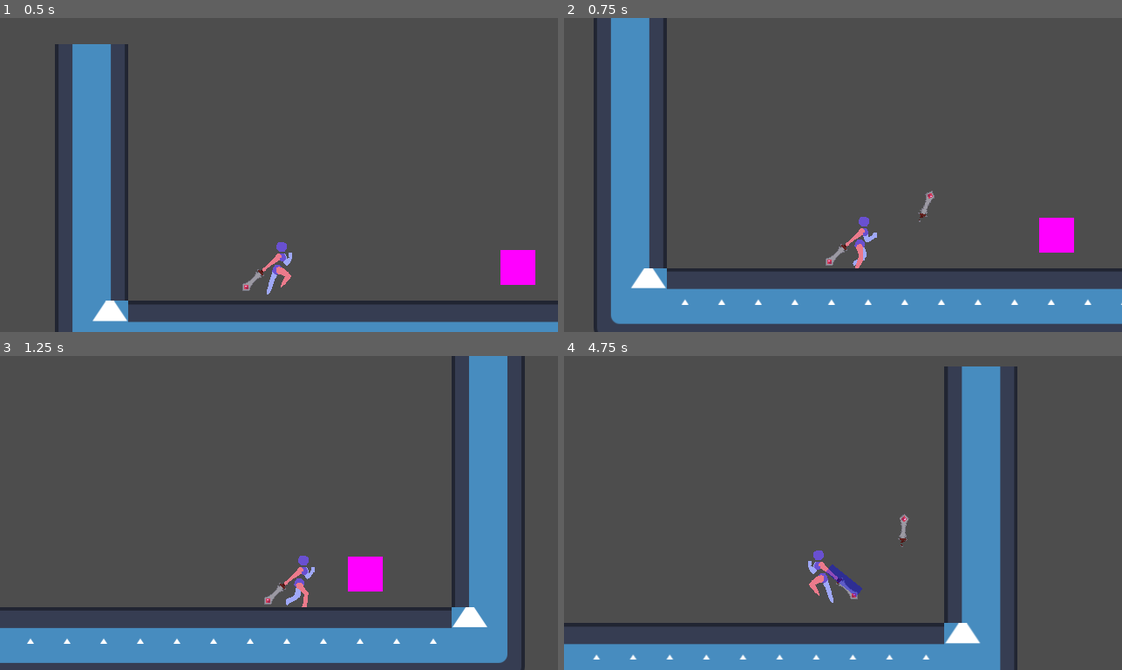
Above: before the commit, frames 1-4 (two rows, left to right).
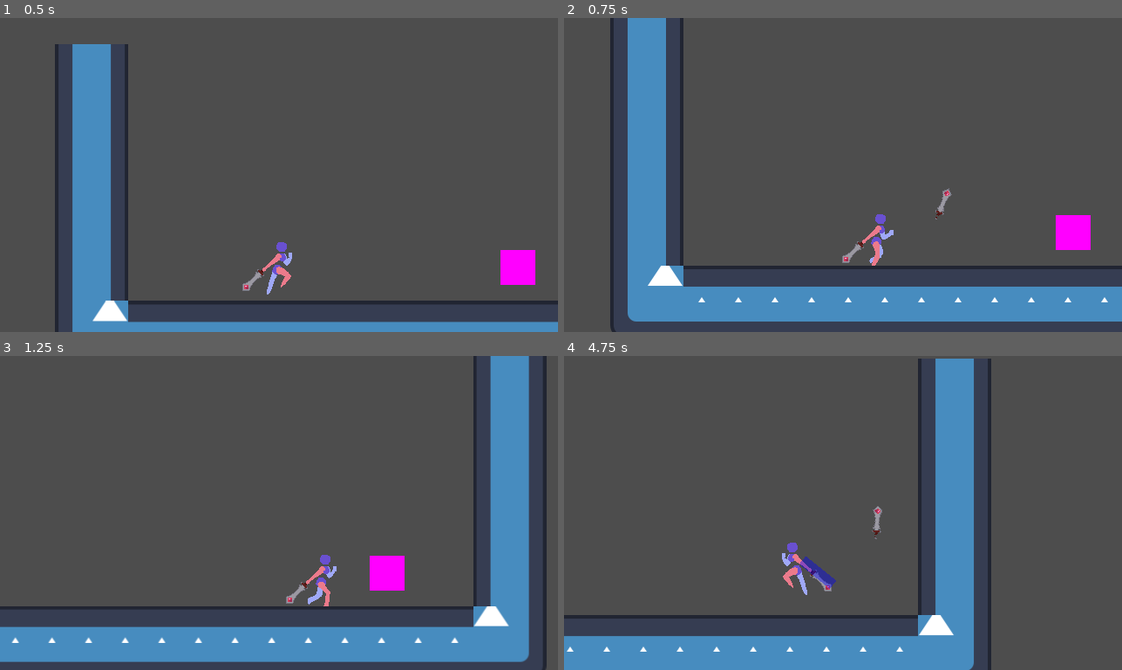
Above: after the commit, the same moments.

Repository: BoneBot/Project-WenCo
Game: Godot game, scene res://game/demo.tscn
Two runs of this game, one before a commit and one after it. Both use one fixed random seed, a clock stepped at 60 frames per second and the inputs below. The project has no main scene, so this scene is started directly. The engine's default icon, where the game draws it, is replaced by a stand-in: a white triangle on a blue panel in a dark square.
Inputs:
- Up to frame 1 (0.5 s): no input
- Up to frame 2 (0.75 s): hold Right (right) from 0.53 s (still down); tap X (blink) at 0.6 s
- Up to frame 3 (1.25 s): keep holding Right (right); tap Space (jump) at 0.77 s
- Up to frame 4 (4.75 s): tap C (attack) at 1.35, 4.35 s; tap Space (jump) at 1.52, 3.02, 3.77, 4.52 s; tap X (blink) at 1.55, 2.1, 3.05, 3.6, 4.55 s; release Right (right) at 2.03 s; hold Left (left) 2.03-2.78 s; hold Right (right) 2.78-4.28 s; tap Z (dash) at 2.85 s; hold Left (left) from 4.28 s (still down)

Frame 1 is identical in both runs. In frame 2, 12% of the frame differs, in the area x 5-100%, y 0-100%; in frame 3, 12%; in frame 4, 16%, in the area x 0-82%, y 0-100%.

Commit message:
Camera follows blink projectile

Diff:
--- a/game/player/player.gd
+++ b/game/player/player.gd
@@ -6,6 +6,7 @@
 @onready var animation_player := $AnimationPlayer
 @onready var dash_cooldown := $DashCooldown
 @onready var projectile_spawn := $ProjectileSpawn
+@onready var camera := $Camera
 
 # CONSTANTS
 const SPEED := 300.0				# Max walking speed
@@ -82,8 +83,10 @@
 			velocity.x = DASH_VELOCITY * get_look_direction()
 
 	# Handle blink
-	if Input.is_action_just_pressed("blink"):
+	if Input.is_action_just_pressed("blink") and not is_instance_valid(sword_instance):
+		camera.enabled = false
 		sword_instance = sword_scene.instantiate()
+		sword_instance.blink_triggered.connect(_on_blink_triggered)
 		sword_instance.position = projectile_spawn.position
 		add_child(sword_instance)
 		sword_instance.apply_central_impulse(Vector2(400, -400))
@@ -93,6 +96,11 @@
 
 func _on_dash_cooldown_timeout() -> void:
 	dash_ready = true
+
+
+func _on_blink_triggered() -> void:
+	print("Blink!")
+	camera.enabled = true
 
 
 # Gets the current direction the player is looking
--- a/game/player/sword.gd
+++ b/game/player/sword.gd
@@ -1,9 +1,12 @@
 extends RigidBody2D
+
+
+signal blink_triggered
 
 
 # Called when the node enters the scene tree for the first time.
 func _ready() -> void:
-	pass # Replace with function body.
+	$Camera.enabled = true
 
 
 func _physics_process(delta: float) -> void:
@@ -13,5 +16,9 @@
 
 
 func _on_body_entered(body: Node) -> void:
-	# Destroy sword when it comes into contact with a body
+	blink_to_sword()
+
+func blink_to_sword() -> void:
+	blink_triggered.emit()
+	$Camera.enabled = false
 	queue_free()
--- a/game/player/sword.tscn
+++ b/game/player/sword.tscn
@@ -25,4 +25,15 @@
 rotation = 1.5708
 shape = SubResource("CapsuleShape2D_0xq2p")
 
+[node name="Camera" type="Camera2D" parent="."]
+position = Vector2(-28, -72)
+enabled = false
+position_smoothing_enabled = true
+drag_horizontal_enabled = true
+drag_vertical_enabled = true
+drag_left_margin = 0.5
+drag_top_margin = 0.5
+drag_right_margin = 0.5
+drag_bottom_margin = 0.5
+
 [connection signal="body_entered" from="." to="." method="_on_body_entered"]
